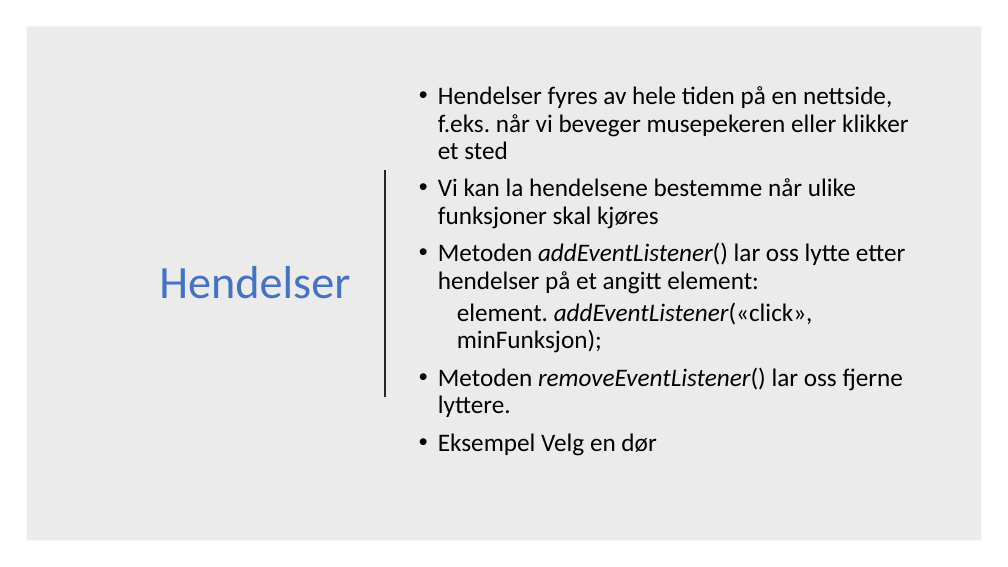
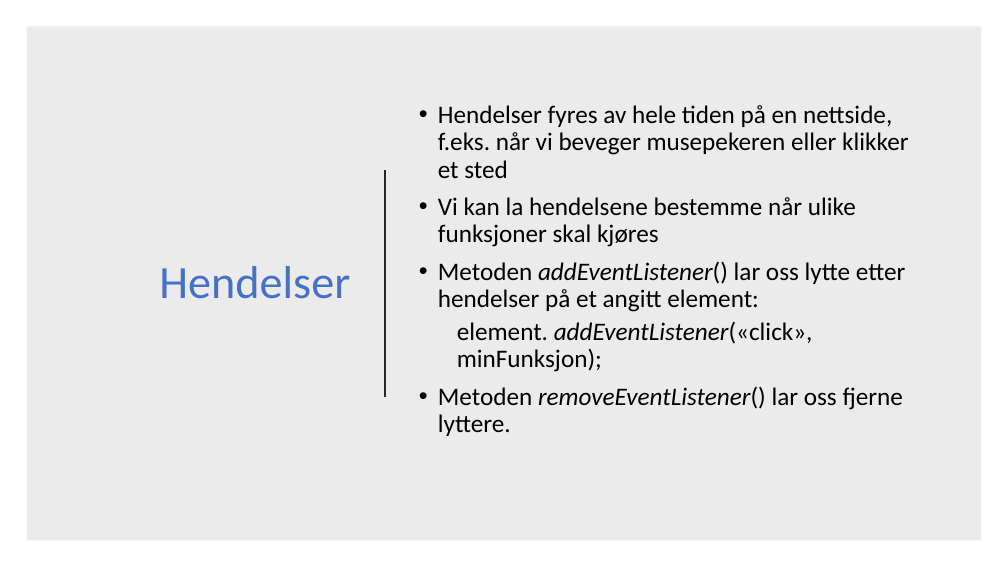
Before and after one commit to AizanM/IT2, a slide deck: slide 3 of Uke 46/Uke 46 Hendelser.pptx. Drawn at 1008x567 pixels with LibreOffice and Linux fonts; fonts in the diff are those of the drawing. Boxes give left, top, right and bottom in pixels: in the first picture for what was removed or moved away, otherwise in the second. Text is boxed around its words. In the diff, an @@ line names an element or a change of style, - is before the commit and + after.

```diff
--- a/Uke 46/Uke 46 Hendelser.pptx
+++ b/Uke 46/Uke 46 Hendelser.pptx
@@ text at (438, 433, 656, 456): paragraph removed @@
-• Eksempel Velg en dør
```
Also in this commit, not shown: 2 other slides changed, 8 slides added, 3 slides removed, 31 other files.
